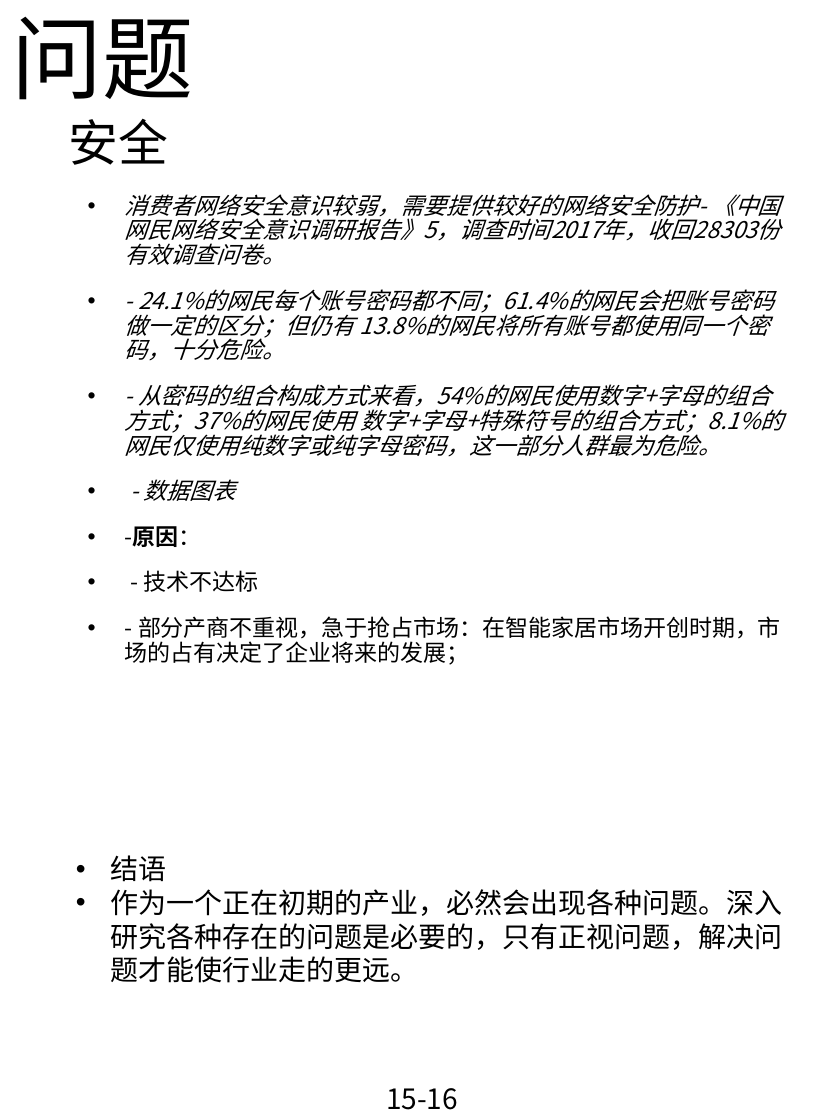
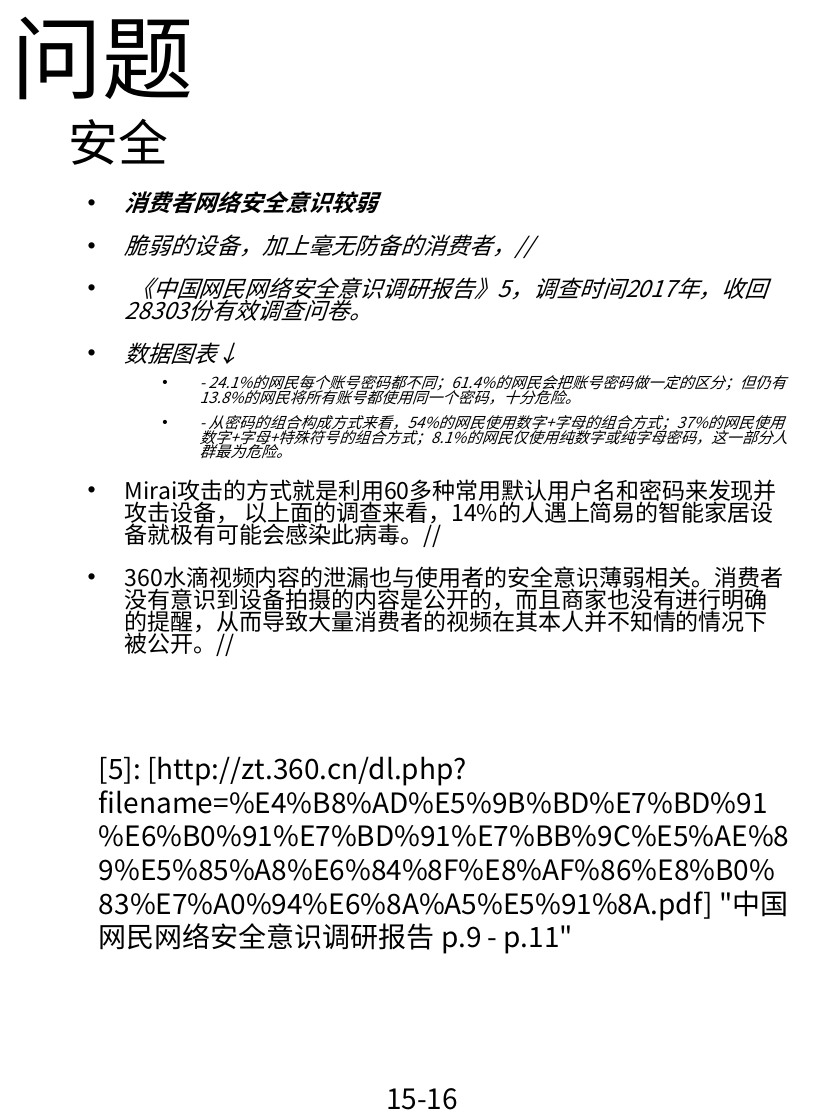
Before and after one commit to RLi43/Industry-Frontier, a slide deck: slide 16 of 市场/排版.pptx. Drawn at 840x1120 pixels with LibreOffice and Linux fonts; fonts in the diff are those of the drawing. Boxes give left, top, right and bottom in pixels: in the first picture for what was removed or moved away, otherwise in the second. Text is boxed around its words. In the diff, an @@ line names an element or a change of style, - is before the commit and + after.

Commit message:
修改了上次提到的一些问题

```diff
--- a/市场/排版.pptx
+++ b/市场/排版.pptx
@@ text at <box>125,191,768,364</box>: text changed @@
-• 消费者网络安全意识较弱，需要提供较好的网络安全防护- 《中国网民网络安全意识调研报告》5，调查时间2017年，收回28303份有效调查问卷。
+• 消费者网络安全意识较弱
+• 脆弱的设备，加上毫无防备的消费者，//
+• 《中国网民网络安全意识调研报告》5，调查时间2017年，收回28303份有效调查问卷。
+• 数据图表↓
@@ text at <box>200,375,788,459</box>: size 14.8 to 9.9 pt in "- 24.1%的网民每个账号密码都不同；61.4%的网民会把账号密码做一定的区分；但仍有 13.8%的网民将所有账号都使 ...", "- 从密码的组合构成方式来看，54%的网民使用数字+字母的组合方式；37%的网民使用 数字+字母+特殊符号的组合方式；8 ..."; list level 1 to 2 in "- 24.1%的网民每个账号密码都不同；61.4%的网民会把账号密码做一定的区分；但仍有 13.8%的网民将所有账号都使 ..."; line spacing 0.9 to 0.8; list level 1 to 2 in "- 从密码的组合构成方式来看，54%的网民使用数字+字母的组合方式；37%的网民使用 数字+字母+特殊符号的组合方式；8 ..." @@
@@ text at <box>125,498,783,656</box>: text changed @@
-• - 数据图表
-• -原因：
-• - 技术不达标
-• - 部分产商不重视，急于抢占市场：在智能家居市场开创时期，市场的占有决定了企业将来的发展；
+• Mirai攻击的方式就是利用60多种常用默认用户名和密码来发现并攻击设备， 以上面的调查来看，14%的人遇上简易的智能家居设备就极有可能会感染此病毒。//
+• 360水滴视频内容的泄漏也与使用者的安全意识薄弱相关。消费者没有意识到设备拍摄的内容是公开的，而且商家也没有进行明确的提醒，从而导致大量消费者的视频在其本人并不知情的情况下被公开。//
@@ text added at <box>99,756,790,954</box>, 18 pt, text #000000 @@
+[5]: [http://zt.360.cn/dl.php?filename=%E4%B8%AD%E5%9B%BD%E7%BD%91%E6%B0%91%E7%BD%91%E7%BB%9C%E5%AE%89%E5%85%A8%E6%84%8F%E8%AF%86%E8%B0%83%E7%A0%94%E6%8A%A5%E5%91%8A.pdf] "中国网民网络安全意识调研报告 p.9 - p.11"
@@ text removed at <box>111,855,783,983</box> @@
-• 结语
-• 作为一个正在初期的产业，必然会出现各种问题。深入研究各种存在的问题是必要的，只有正视问题，解决问题才能使行业走的更远。
```
Also in this commit, not shown: 2 other slides changed, 1 other file.
